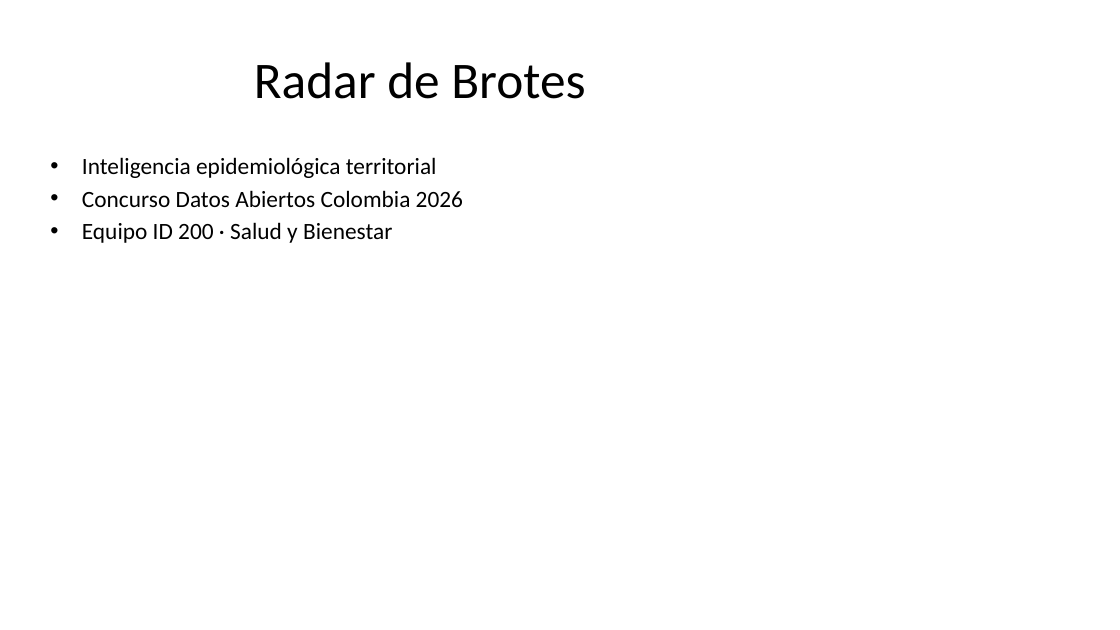
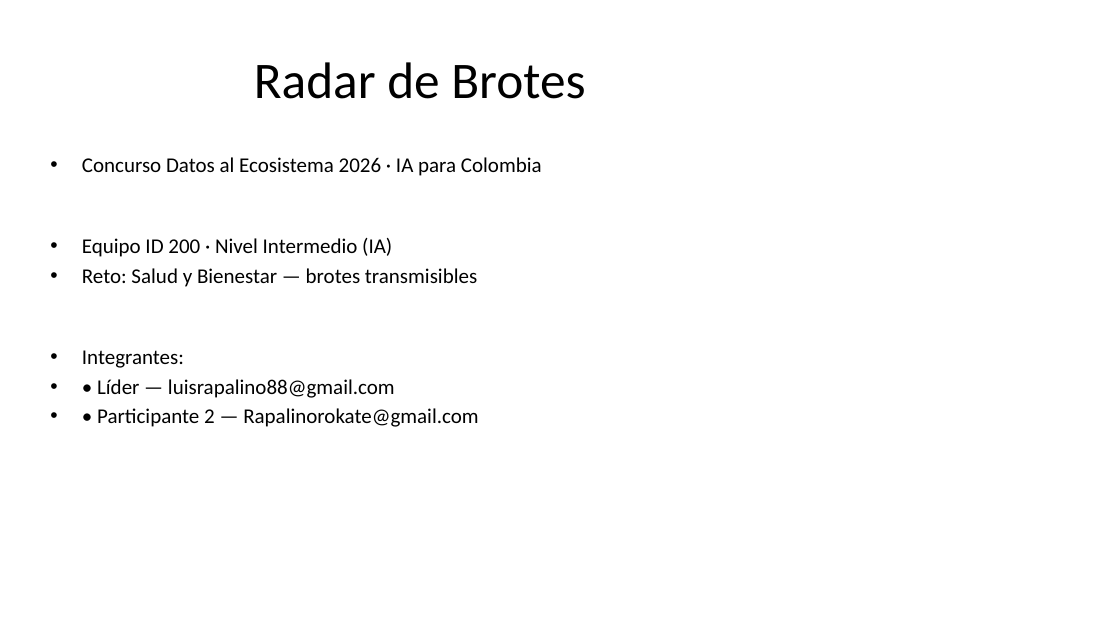
Before and after one commit to luisrapalino/concurso-datos-abiertos-colombia-2026, a slide deck: slide 1 of RECURSOS/Presentacion.pptx. Drawn at 1120x630 pixels with LibreOffice and Linux fonts; fonts in the diff are those of the drawing. Boxes give left, top, right and bottom in pixels: in the first picture for what was removed or moved away, otherwise in the second. Text is boxed around its words. In the diff, an @@ line names an element or a change of style, - is before the commit and + after.

```diff
--- a/RECURSOS/Presentacion.pptx
+++ b/RECURSOS/Presentacion.pptx
@@ text at [82, 157, 542, 427]: text changed; size 20 to 18 pt @@
-• Inteligencia epidemiológica territorial
-• Concurso Datos Abiertos Colombia 2026
-• Equipo ID 200 · Salud y Bienestar
+• Concurso Datos al Ecosistema 2026 · IA para Colombia
+• Equipo ID 200 · Nivel Intermedio (IA)
+• Reto: Salud y Bienestar — brotes transmisibles
+• Integrantes:
+• • Líder — luisrapalino88@gmail.com
+• • Participante 2 — Rapalinorokate@gmail.com
```
Also in this commit, not shown: 4 other slides changed, 3 slides added, 3 slides removed, 3 other files.
